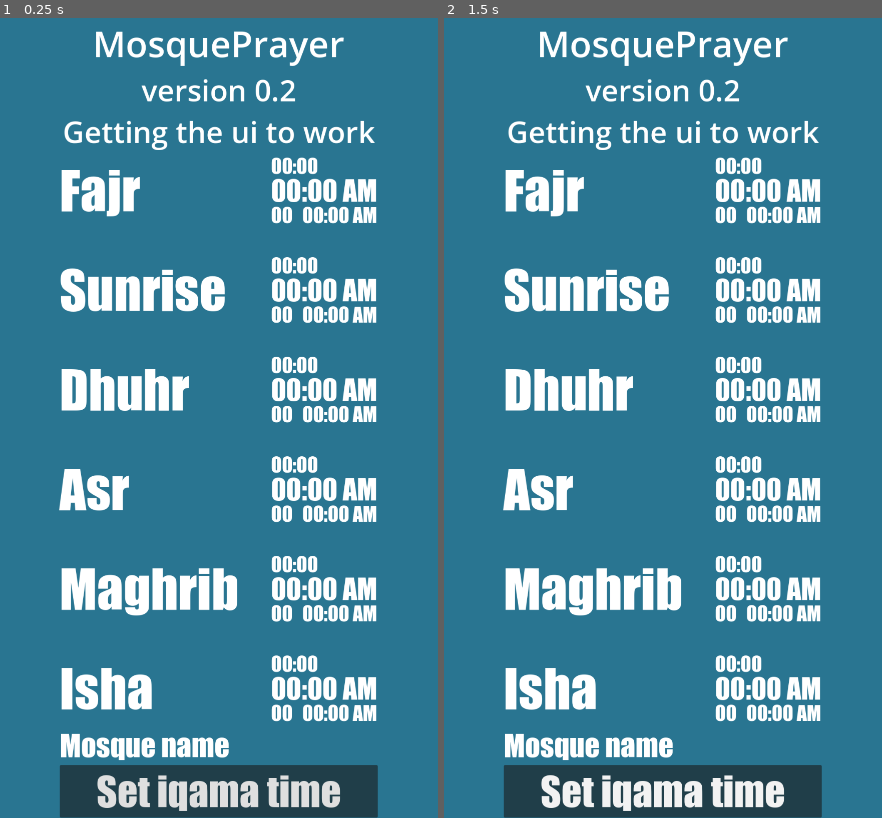
Above: before the commit, frames 1-2 (left to right).
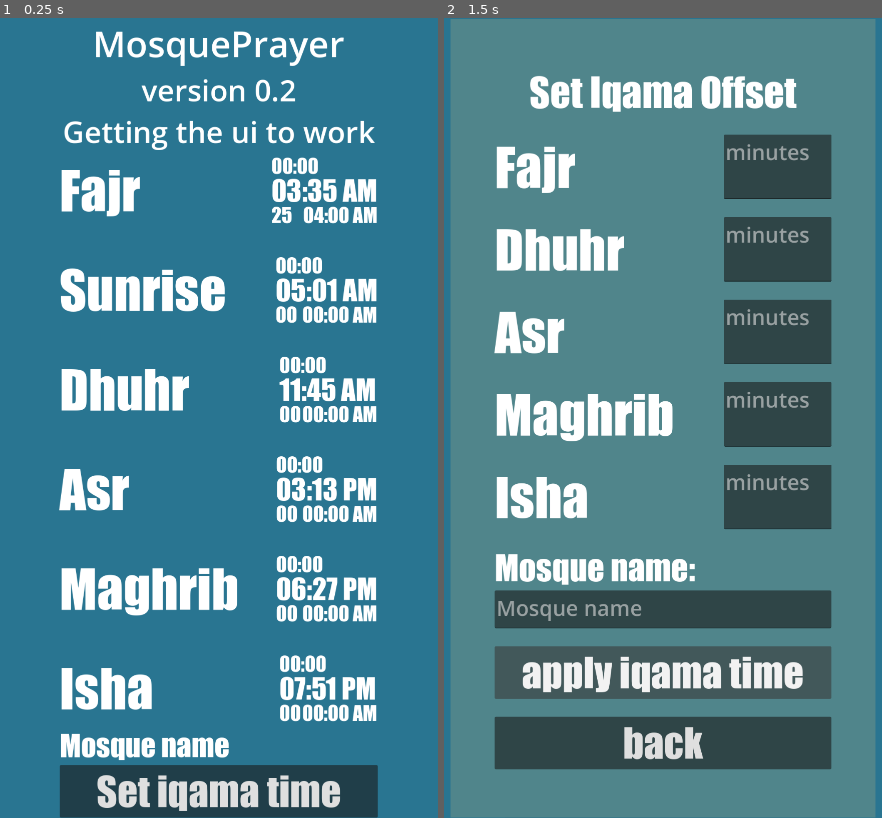
Above: after the commit, the same moments.

Repository: iyofss/BH-MosquePrayer
Game: Godot game, scene res://scenes/MainScreen.tscn
Two runs of this game, one before a commit and one after it. Both use one fixed random seed, a clock stepped at 60 frames per second and the inputs below.
Inputs (mouse positions are in pixels of both pictures, inside the frame that each line leads up to):
- Up to frame 1 (0.25 s): no input
- Up to frame 2 (1.5 s): click "Set iqama time" at 0.5 s; click (663, 674) at 1.25 s, where only the run after the commit has a clickable "apply iqama time"

The runs differ from the first frame. In frame 1, 3.3% of the frame differs, in the area x 61-87%, y 17-88%; in frame 2, 95%, in the area x 1-99%, y 0-100%.

Commit message:
added new functions

Diff:
--- a/scripts/Main.gd
+++ b/scripts/Main.gd
@@ -32,8 +32,18 @@
 @onready var isha_iqama_offset = $MarginContainer/VBoxContainer/PrayerTimingContainer/IshaContainer/TimeContainer/IqamaContainer/IshaIqamaOffset
 @onready var isha_iqama_time = $MarginContainer/VBoxContainer/PrayerTimingContainer/IshaContainer/TimeContainer/IqamaContainer/IshaIqamaTime
 
-
+var fajr_time_json = 'null'
+var sunrise_time_json = 'null'
+var dhuhr_time_json = 'null'
+var asr_time_json = 'null'
+var maghrib_time_json = 'null'
+var isha_time_json = 'null'
+
+
+var date = '2024-07-28'
 var PrayerTimeData = 'temp'
+var IqamaTimeData = 'temp'
+
 # Called when the node enters the scene tree for the first time.
 func _ready():
 	loadprayertime()
@@ -41,17 +51,165 @@
 
 # this will check if the prayer time json exist and if so it will load it.
 func loadprayertime():
-#if the file does not exist it will run a func that will save it from github.
+# if the file does not exist it will run a func that will save it from github.
 	if FileAccess.file_exists("res://data/prayer_timings_military_time.json"):
 		var file = FileAccess.open("res://data/prayer_timings_military_time.json", FileAccess.READ)
 		PrayerTimeData = JSON.parse_string(file.get_as_text())
+
+		fajr_time_json = PrayerTimeData["prayerTime"][date]["fajr"]
+		sunrise_time_json = PrayerTimeData["prayerTime"][date]["sunRiseTime"]
+		dhuhr_time_json = PrayerTimeData["prayerTime"][date]["dhuhr"]
+		asr_time_json = PrayerTimeData["prayerTime"][date]["asr"]
+		maghrib_time_json = PrayerTimeData["prayerTime"][date]["maghrib"]
+		isha_time_json = PrayerTimeData["prayerTime"][date]["isha"]
+
+		setprayertimelabel()
 	else:
 		print('Missing Prayer Time Json, Will proceed to save it!')
 		saveprayertime()
 
-#this will request the prayer time json from github.
+# this will request the prayer time json from github.
 func saveprayertime():
 	pass
+
+# this will set the prayer time labels to the timings in the json file.
+func setprayertimelabel():
+	fajr_time.text = military_to_standard_time(fajr_time_json)
+	fajr_iqama_offset.text = str(25)
+	fajr_iqama_time.text = add_minutes_to_time(military_to_standard_time(fajr_time_json), 25)
+
+	sunrise_time.text = military_to_standard_time(sunrise_time_json)
+
+	dhuhr_time.text = military_to_standard_time(dhuhr_time_json)
+
+	asr_time.text = military_to_standard_time(asr_time_json)
+
+	maghrib_time.text = military_to_standard_time(maghrib_time_json)
+
+	isha_time.text = military_to_standard_time(isha_time_json)
+
+
+# this will take military time as input and will output standard time.
+func military_to_standard_time(time_str: String) -> String:
+	# Split the time string into its components
+	var time_parts = time_str.split(":")
+	var hour = int(time_parts[0])
+	var minute = int(time_parts[1])
+
+	# Determine the period (AM/PM)
+	var period = " AM"
+	if hour >= 12:
+		period = " PM"
+	if hour > 12:
+		hour -= 12
+	elif hour == 0:
+		hour = 12
+
+	# Format the time with leading zeroes if necessary
+	var minute_str = str(minute)
+	if minute < 10:
+		minute_str = "0" + minute_str
+	var hour_str = str(hour)
+	if hour < 10:
+		hour_str = "0" + hour_str
+
+	# Format the new time string
+	var new_time_str = hour_str + ":" + minute_str + period
+	return new_time_str
+
+# adds minutes to the time given, used to calculate the offset between the iqama and the azan.
+func add_minutes_to_time(time_str: String, minutes: int) -> String:
+	# Parse the time string
+	var period = time_str.substr(time_str.length() - 2, 2).to_lower()
+	var time_parts = time_str.substr(0, time_str.length() - 2).split(":")
+	var hour = int(time_parts[0])
+	var minute = int(time_parts[1])
+
+	# Convert to 24-hour format
+	if period == "PM" and hour != 12:
+		hour += 12
+	elif period == "AM" and hour == 12:
+		hour = 0
+
+	# Add the minutes
+	minute += minutes
+
+	# Adjust the hours and minutes
+	hour += minute / 60
+	minute = minute % 60
+	hour = hour % 24
+
+	# Convert back to 12-hour format
+	var new_period = " AM"
+	if hour >= 12:
+		new_period = " PM"
+	if hour > 12:
+		hour -= 12
+	elif hour == 0:
+		hour = 12
+
+	# Format the time with leading zeroes if necessary
+	var minute_str = str(minute)
+	if minute < 10:
+		minute_str = "0" + minute_str
+	var hour_str = str(hour)
+	if hour < 10:
+		hour_str = "0" + hour_str
+
+	# Format the new time string
+	var new_time_str = hour_str + ":" + minute_str + new_period
+	return new_time_str
+
+
+# this will handel setting the iqama time.
+
+
+var main = 'memos'
+var a = 22
+var b = 45
+var c = 10
+
+
+func setiqamatime():
+	var iqama_data = {
+	mosque_name_text_edit.text: {
+		"Fajr": fajr_iqama_text_edit.text,
+		"Dhuhr": dhuhr_iqama_text_edit.text,
+		"Asr": asr_iqama_text_edit.text,
+		"Maghrib": maghrib_iqama_text_edit.text,
+		"Isha": isha_iqama_text_edit.text,
+	}
+}
+
+	var iqama_string = JSON.stringify(iqama_data, "\t")
+	var file = FileAccess.open("res://data/iqama.json", FileAccess.WRITE)
+	file.store_string(iqama_string)
+	file.close()
+
+
+
+@onready var color_rect = $MarginContainer/ColorRect
+@onready var mosque_name_label = $MarginContainer/VBoxContainer/MosqueNameLabel
+@onready var dhuhr_iqama_text_edit = $MarginContainer/ColorRect/VBoxContainer/HBoxContainer2/DhuhrIqamaTextEdit
+@onready var fajr_iqama_text_edit = $MarginContainer/ColorRect/VBoxContainer/HBoxContainer/FajrIqamaTextEdit
+@onready var asr_iqama_text_edit = $MarginContainer/ColorRect/VBoxContainer/HBoxContainer3/AsrIqamaTextEdit
+@onready var maghrib_iqama_text_edit = $MarginContainer/ColorRect/VBoxContainer/HBoxContainer4/MaghribIqamaTextEdit
+@onready var isha_iqama_text_edit = $MarginContainer/ColorRect/VBoxContainer/HBoxContainer5/IshaIqamaTextEdit
+@onready var mosque_name_text_edit = $MarginContainer/ColorRect/VBoxContainer/VBoxContainer/MosqueNameTextEdit
+
+
+func _on_back_iqama_button_2_pressed():
+	color_rect.visible = false
+
+
+
+func _on_set_iqama_button_pressed():
+	color_rect.visible = true
+
+
+func _on_apply_iqama_button_pressed():
+	setiqamatime()
+
 
 # Called every frame. 'delta' is the elapsed time since the previous frame.
 func _process(delta):
